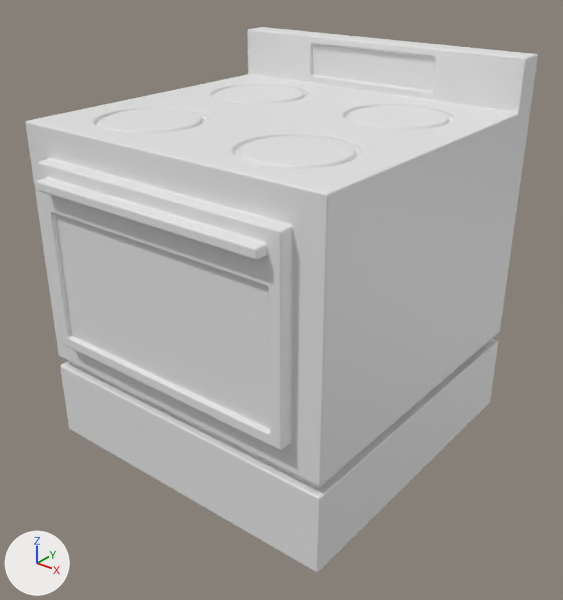
Before and after pictures for a commit that changed the Blender file models-source/0.5 - Blockouts/FurnaceBlockout.blend.
Before and after are seen from a 50 mm camera at (1.416, -1.79, 1.554) aimed at (0.043, -0.074, 0.49). Every picture has the same lights, and +X, +Y and +Z are marked at lower left.
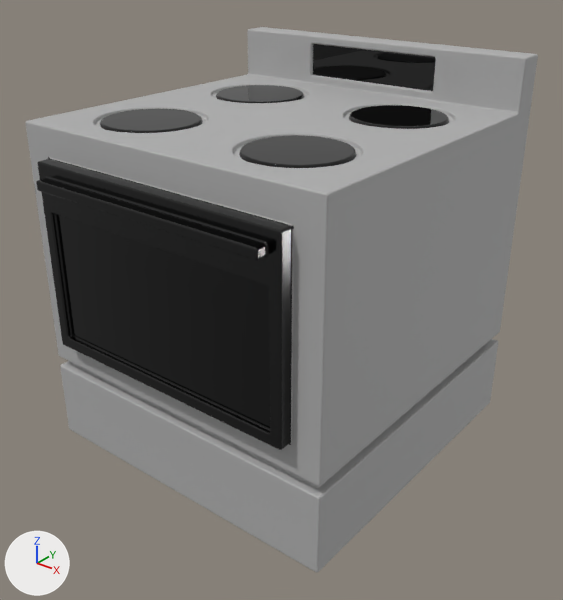
Commit message: furnace changes

Boxes [x1, y1, x2, y2] around the edits, measured in the pictures (563 x 600 px):
part 1 of me_cube, recoloured: [25, 27, 538, 572] in both
part 2 of me_cube, recoloured (white to grey): [100, 44, 449, 168] in both
part 3 of me_cube, recoloured (grey to black): [55, 214, 270, 430] in both
part 4 of me_cube, recoloured (grey to black): [37, 157, 294, 450] in both

What changed in the scene script:
```text
Add mat_glass:
    mat_glass = principled_material('Glass')
    mat_glass.base_color = (0.0, 0.0, 0.0)  # black #000000
    mat_glass.roughness = 0.0
Add mat_body:
    mat_body = principled_material('Body')
    mat_body.base_color = (0.434, 0.434, 0.434)  # grey #b0b0b0
    mat_body.roughness = 0.673
Add mat_metalbody:
    mat_metalbody = principled_material('MetalBody')
    mat_metalbody.base_color = (0.0602, 0.0602, 0.0602)  # dark grey #454545
    mat_metalbody.metallic = 1.0
    mat_metalbody.roughness = 0.118
Change me_cube:
    where me_cube.from_pydata(...)  # 706 vertices, 590 faces; spans x -0.524..0.524, y 0.0..1.206, z -0.524..0.602
    used by ob_cube; location = (0.0, 0.0, 0.0); rotation_euler = (1.571, 0.0, 0.0), in degrees (90, 0, 0)
    me_cube part 1: 396 of the faces centred in x -0.524..0.524, y 0.0..1.206, z -0.524..0.524 switch from mat_material (white #e7e7e7) to mat_body (grey #b0b0b0)
    me_cube part 2: 134 of the faces centred in x -0.403..0.403, y 1.043..1.128, z -0.447..0.425 switch from mat_material (white #e7e7e7) to mat_glass (black #000000)
    me_cube part 3: 4 of the faces centred in x -0.297..0.297, y 0.615, z 0.55 switch from mat_material (white #e7e7e7) to mat_glass (black #000000)
    me_cube part 4: 56 of the faces centred in x -0.433..0.433, y 0.378..0.957, z 0.545..0.602 switch from mat_material (white #e7e7e7) to mat_metalbody (dark grey #454545)
```
